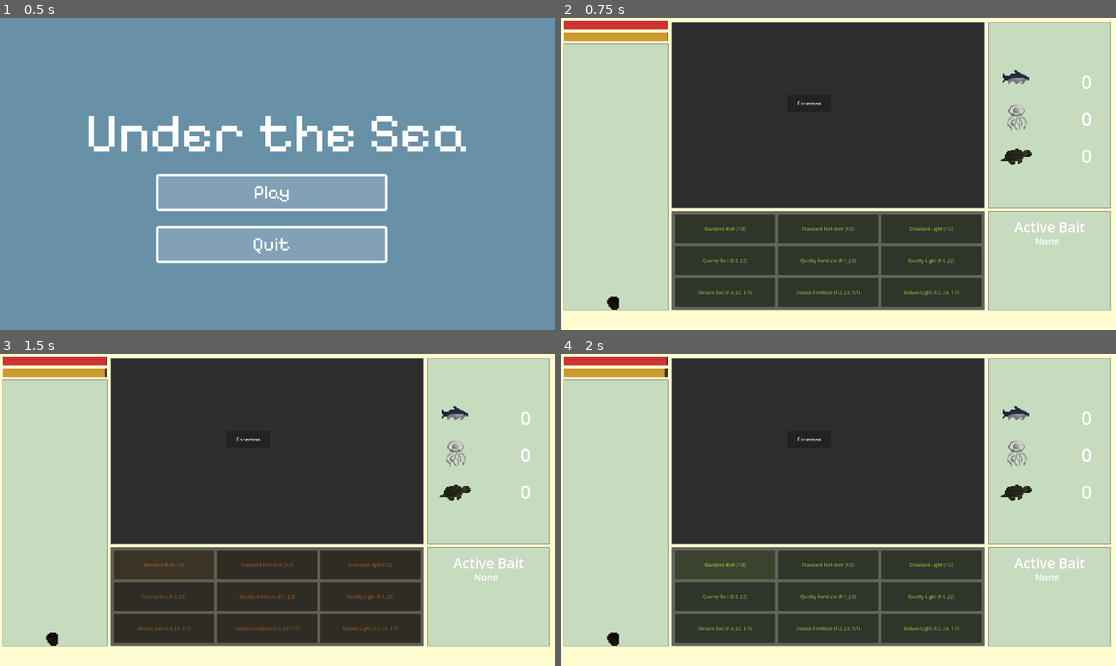
Above: before the commit, frames 1-4 (two rows, left to right).
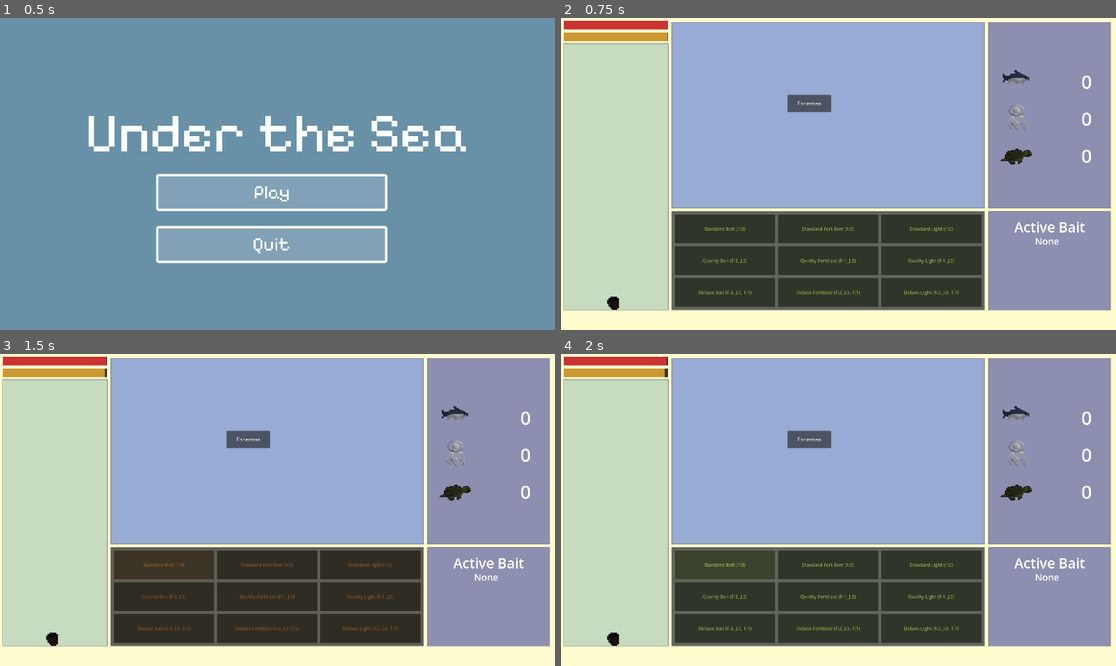
Above: after the commit, the same moments.

Repository: wondertrash/underthesea
Game: Godot game, scene res://mainmenu.tscn
The game is run twice, just before and just after one commit, with the same random seed, the same clock (stepped at 60 frames per second) and the same inputs.
Inputs:
- Up to frame 1 (0.5 s): no input
- Up to frame 2 (0.75 s): click "Play" at 0.5 s
- Up to frame 3 (1.5 s): click "Standard Bait (F:3)" at 1.25 s
- Up to frame 4 (2 s): no input

Frame 1 is identical in both runs. In frame 2, 53% of the frame differs, in the area x 20-99%, y 1-94%; in frame 3, 53%; in frame 4, 53%.

Commit message:
box colour changes 2

Diff:
--- a/under-the-sea/events.gd
+++ b/under-the-sea/events.gd
@@ -17,7 +17,7 @@
 	background = ColorRect.new()
 	background.position = events_position
 	background.size = events_size
-	background.color = Color(0.1, 0.1, 0.1, 0.8)
+	background.color = Color(0.59, 0.67, 0.83)
 	add_child(background)
 	var border = ColorRect.new()
 	border.position = events_position - Vector2(2, 2)
--- a/under-the-sea/inventory.gd
+++ b/under-the-sea/inventory.gd
@@ -11,7 +11,7 @@
 	background = ColorRect.new()
 	background.position = events_position
 	background.size = events_size
-	background.color = Color(0.78, 0.86, 0.75)
+	background.color = Color(0.55, 0.56, 0.69)
 	add_child(background)
 	var border = ColorRect.new()
 	border.position = events_position - Vector2(2, 2)
--- a/under-the-sea/refresh.gd
+++ b/under-the-sea/refresh.gd
@@ -9,7 +9,7 @@
 	background = ColorRect.new()
 	background.position = events_position
 	background.size = events_size
-	background.color = Color(0.78, 0.86, 0.75)
+	background.color = Color(0.55, 0.56, 0.69)
 	add_child(background)
 	var border = ColorRect.new()
 	border.position = events_position - Vector2(2, 2)
